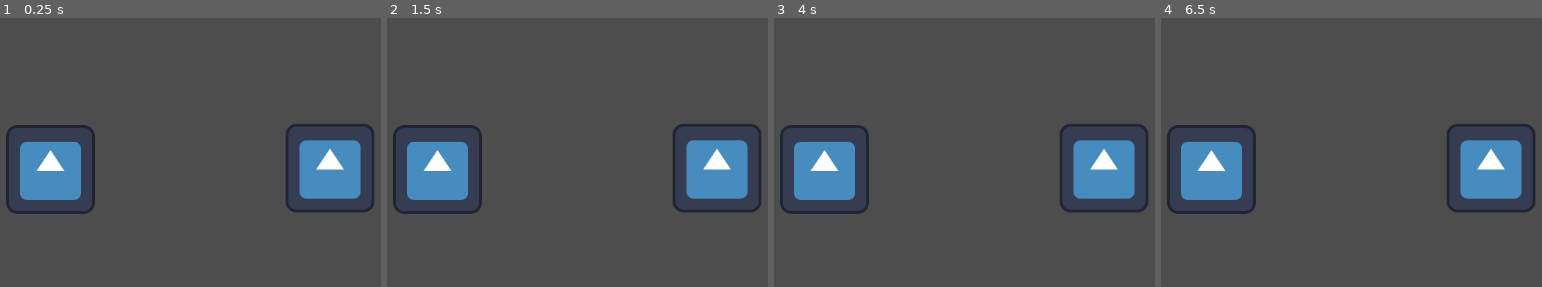
Above: before the commit, frames 1-4 (left to right).
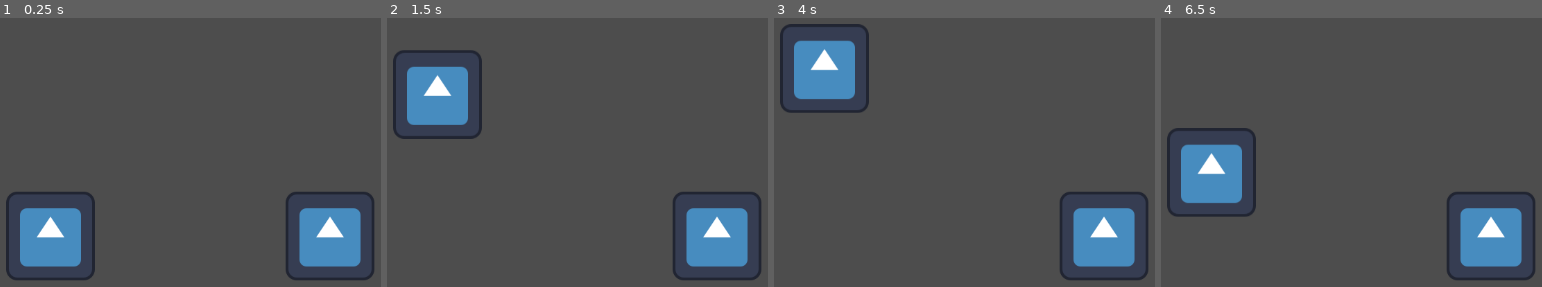
Above: after the commit, the same moments.

Repository: Pablo-Gallina/lucha
Game: Godot game, scene res://scenes/ring/ring.tscn
Same seed, same stepped clock (60 frames per second), same inputs: the game is played once before the commit and once after it. The engine's default icon, where the game draws it, is replaced by a stand-in: a white triangle on a blue panel in a dark square.
Inputs:
- Up to frame 1 (0.25 s): no input
- Up to frame 2 (1.5 s): tap Enter at 0.5 s; hold Right (ui_right) from 0.53 s (still down); tap Up (ui_up) at 0.77 s; tap Space at 1.25 s
- Up to frame 3 (4 s): tap Up (ui_up) at 1.52, 3.02, 3.77 s; release Right (ui_right) at 2.03 s; hold Left (ui_left) 2.03-2.78 s; tap Enter at 2.75 s; hold Right (ui_right) from 2.78 s (still down); tap Space at 3.5 s
- Up to frame 4 (6.5 s): release Right (ui_right) at 4.28 s; hold Left (ui_left) 4.28-5.03 s; tap Up (ui_up) at 4.52, 6.02 s; tap Enter at 5 s; hold Right (ui_right) 5.03-5.78 s; tap Space at 5.75 s; hold Left (ui_left) from 5.78 s (still down)

The runs differ from the first frame. In frame 1, 17% of the frame differs, in the area x 1-99%, y 39-98%; in frame 2, 17%; in frame 3, 17%, in the area x 1-99%, y 2-98%; in frame 4, 10%.

Commit message:
add gravity & jump

Diff:
--- a/project.godot
+++ b/project.godot
@@ -61,6 +61,16 @@
 "events": [Object(InputEventJoypadMotion,"resource_local_to_scene":false,"resource_name":"","device":-1,"axis":1,"axis_value":1.0,"script":null)
 ]
 }
+p1_jump={
+"deadzone": 0.2,
+"events": [Object(InputEventKey,"resource_local_to_scene":false,"resource_name":"","device":-1,"window_id":0,"alt_pressed":false,"shift_pressed":false,"ctrl_pressed":false,"meta_pressed":false,"pressed":false,"keycode":0,"physical_keycode":32,"key_label":0,"unicode":32,"location":0,"echo":false,"script":null)
+]
+}
+p2_jump={
+"deadzone": 0.2,
+"events": [Object(InputEventJoypadButton,"resource_local_to_scene":false,"resource_name":"","device":-1,"button_index":3,"pressure":0.0,"pressed":true,"script":null)
+]
+}
 
 [physics]
 
--- a/scenes/player/base/player_base.gd
+++ b/scenes/player/base/player_base.gd
@@ -1,13 +1,30 @@
 class_name PlayerBase
 extends CharacterBody2D
 
-var speed : float = 200
+@export var speed: float = 450.0
+@export var gravity: float = 3000.0
+@export var jump_force: float = -1200.0
 @export var input_prefix: String = "p1"
 
-func _process(_delta: float) -> void:
-	_motion_ctrl()
+func _physics_process(delta: float) -> void:
+	_apply_gravity(delta)
+	_handle_jump()
+	_handle_movement()
+	move_and_slide()
 
-func _motion_ctrl():
-	var dir_x = Input.get_axis(input_prefix + "_left", input_prefix + "_right")
+func _apply_gravity(delta: float) -> void:
+	if not is_on_floor():
+		velocity.y += gravity * delta
+	else:
+		velocity.y = 0.0
+
+func _handle_jump() -> void:
+	if is_on_floor() and Input.is_action_just_pressed(input_prefix + "_jump"):
+		velocity.y = jump_force
+
+func _handle_movement() -> void:
+	var dir_x := Input.get_axis(
+		input_prefix + "_left",
+		input_prefix + "_right"
+	)
 	velocity.x = dir_x * speed
-	move_and_slide()
